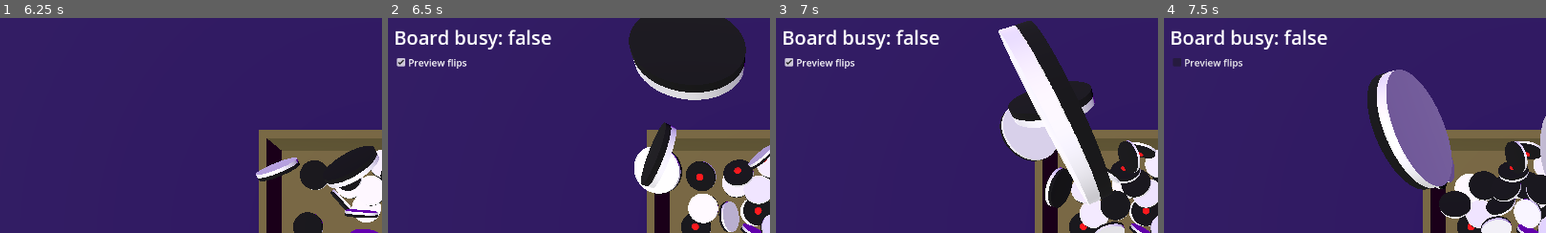
Above: before the commit, frames 1-4 (left to right).
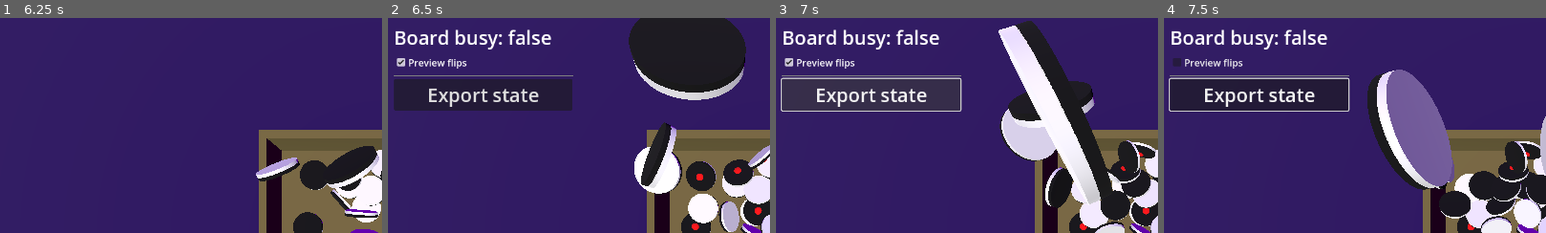
Above: after the commit, the same moments.

Repository: phrasmotica/othello
Game: Godot game, scene res://scenes/3d/main_menu_3d.tscn
Two runs of this game, one before a commit and one after it. Both use one fixed random seed, a clock stepped at 60 frames per second and the inputs below.
Inputs (mouse positions are % of the whole screen's width and height, from its top left):
- Up to frame 1 (6.25 s): move the mouse to (72, 45) at 0.52 s; hold C (peek_counter_box) 0.53-1.25 s; click (72, 45) at 0.67 s; click "Start Game" at 1.25 s; drag from (30, 55) to (45, 70) at 2.02 s; move the mouse to (60, 28) at 2.77 s; hold C (peek_counter_box) 2.78-3.5 s; click (60, 28) at 2.92 s; drag from (45, 70) to (20, 35) at 3.52 s; tap Enter at 4.25 s; move the mouse to (80, 65) at 4.27 s; hold C (peek_counter_box) 4.28-5 s; click (80, 65) at 4.42 s; tap P (place_counter_debug) at 4.9 s; drag from (20, 35) to (35, 25) at 5.02 s; move the mouse to (55, 50) at 5.77 s; hold C (peek_counter_box) from 5.78 s (still down); click (55, 50) at 5.92 s
- Up to frame 2 (6.5 s): keep holding C (peek_counter_box); tap / (toggle_debug_mode) at 6.4 s
- Up to frame 3 (7 s): release C (peek_counter_box) at 6.5 s; click (12, 18) at 6.5 s, where only the run after the commit has a clickable "Export state"
- Up to frame 4 (7.5 s): click "Preview flips" at 7.25 s
The pictures show only the part of the screen within x 0-50%, y 0-50%; the shares and areas given below are measured in that part.

Frame 1 is identical in both runs. In frame 2, 7.0% of the frame differs, in the area x 1-49%, y 26-44%; in frame 3, 7.7%; in frame 4, 7.8%.

Commit message:
Add button to debug UI for exporting the current board state to a file

Diff:
--- a/scenes/3d/debug_ui.tscn
+++ b/scenes/3d/debug_ui.tscn
@@ -37,3 +37,11 @@
 theme_override_font_sizes/font_size = 16
 button_pressed = true
 text = "Preview flips"
+
+[node name="HSeparator" type="HSeparator" parent="MarginContainer/VBoxContainer"]
+layout_mode = 2
+
+[node name="ExportButton" type="Button" parent="MarginContainer/VBoxContainer"]
+unique_name_in_owner = true
+layout_mode = 2
+text = "Export state"
--- a/scripts/3d/debug_ui.gd
+++ b/scripts/3d/debug_ui.gd
@@ -12,6 +12,9 @@
 @onready
 var preview_flips_checkbox: CheckBox = %PreviewFlipsCheckBox
 
+@onready
+var export_button: Button = %ExportButton
+
 var _board_is_busy := false
 
 func _ready() -> void:
@@ -20,6 +23,9 @@
 
 	if preview_flips_checkbox:
 		SignalHelper.persist(preview_flips_checkbox.toggled, _handle_preview_flips_toggled)
+
+	if export_button:
+		SignalHelper.persist(export_button.pressed, _handle_export)
 
 	_refresh()
 
@@ -32,6 +38,13 @@
 	if board:
 		board.show_flip_previews = is_on
 
+func _handle_export() -> void:
+	if board:
+		var file_path := "res://resources/board_state/exported_state-%.0f.tres" % Time.get_unix_time_from_system()
+
+		# shouldn't really be accessing the board state like this...
+		ResourceSaver.save(board.board_state._current_state, file_path)
+
 func _refresh() -> void:
 	if background:
 		background.visible = _board_is_busy
